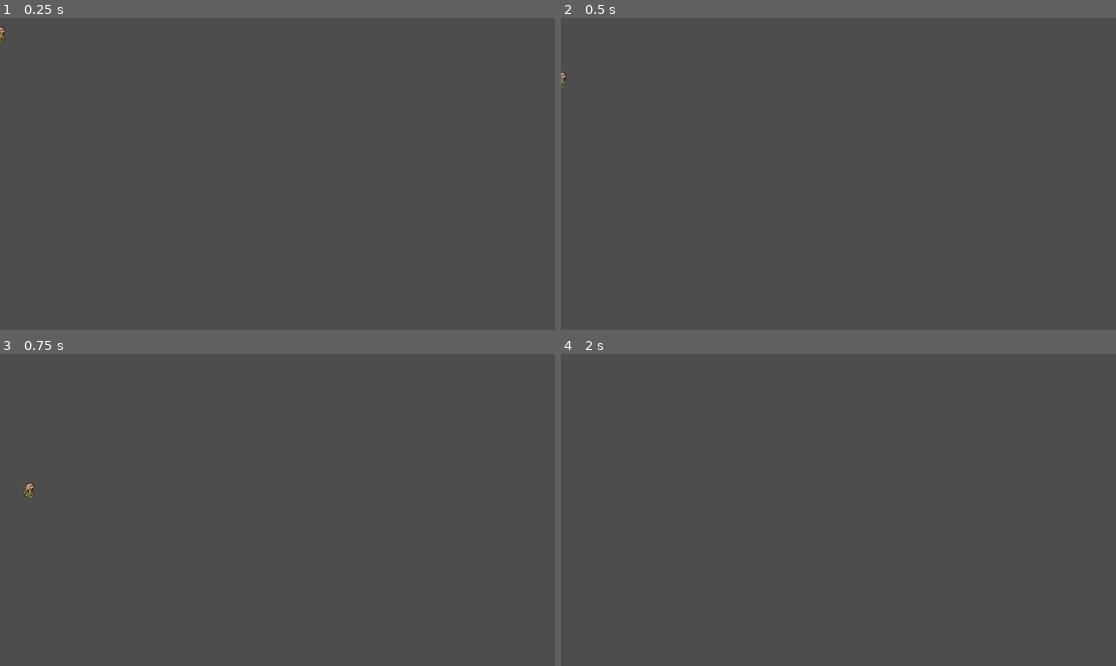
Above: before the commit, frames 1-4 (two rows, left to right).
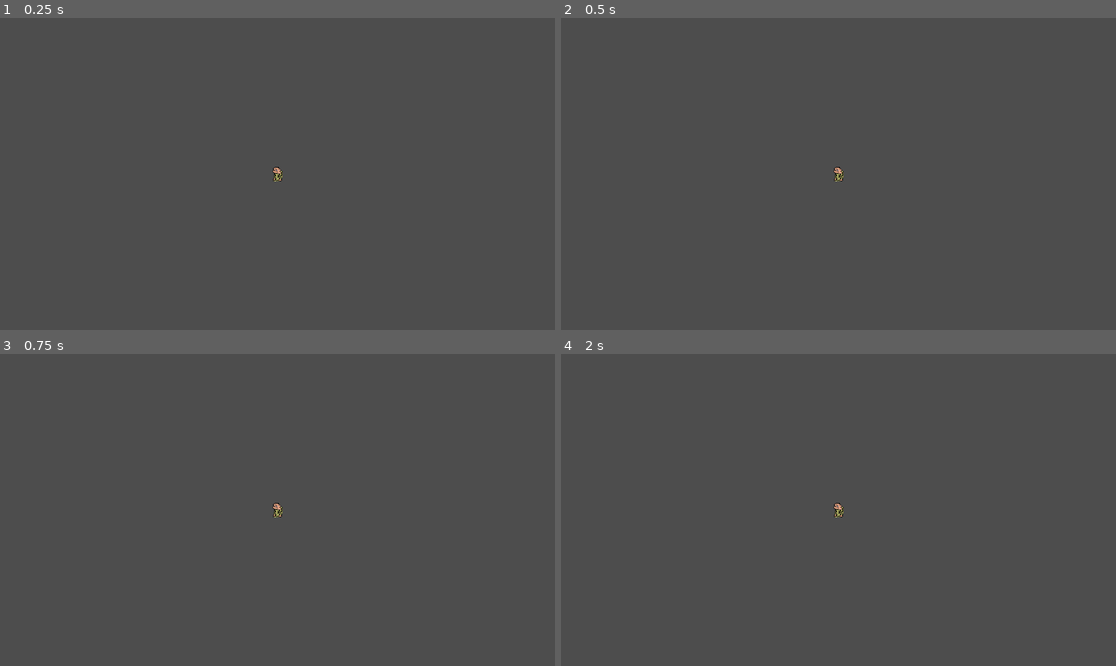
Above: after the commit, the same moments.

Repository: OneSirJar/Godotplatformer
Game: Godot game, scene res://World/philip.tscn
Same seed, same stepped clock (60 frames per second), same inputs: the game is played once before the commit and once after it. This scene is started directly instead of the project's main scene.
Inputs:
- Up to frame 1 (0.25 s): no input
- Up to frame 2 (0.5 s): no input
- Up to frame 3 (0.75 s): tap Enter (ui_accept) at 0.5 s; hold Right (ui_right) from 0.53 s (still down)
- Up to frame 4 (2 s): keep holding Right (ui_right); tap Enter (ui_accept) at 0.77, 1.52 s

The runs differ from the first frame. In frame 1, 0.1% of the frame differs, in the area x 0-51%, y 2-53%; in frame 2, 0.1%; in frame 3, 0.1%, in the area x 4-51%, y 41-53%; in frame 4, less than 0.1%.

Commit message:
added a camera

Diff:
--- a/Blood/World/philip.gd
+++ b/Blood/World/philip.gd
@@ -6,6 +6,8 @@
 
 # Get the gravity from the project settings to be synced with RigidBody nodes.
 var gravity = ProjectSettings.get_setting("physics/2d/default_gravity")
+
+@onready var animated_sprite : AnimatedSprite2D = $"He walkin'"
 
 func _physics_process(delta):
 	# Add the gravity.
--- a/Blood/World/philip.tscn
+++ b/Blood/World/philip.tscn
@@ -1,18 +1,42 @@
-[gd_scene load_steps=10 format=3 uid="uid://ddmufff4v4isx"]
+[gd_scene load_steps=14 format=3 uid="uid://ddmufff4v4isx"]
 
 [ext_resource type="Texture2D" uid="uid://cmff14uqrqwq6" path="res://Player/Moving/right.png" id="1_hrq57"]
 [ext_resource type="Script" path="res://World/philip.gd" id="1_lcwlk"]
 [ext_resource type="Texture2D" uid="uid://bferm5io2xy2r" path="res://Player/Moving/left.png" id="1_vra4c"]
 [ext_resource type="Texture2D" uid="uid://dhgcapj0ehh82" path="res://Player/Moving/left 2.png" id="2_0vwm4"]
 [ext_resource type="Texture2D" uid="uid://b6vd4ax0khb74" path="res://Player/Moving/right 2.png" id="2_aoju8"]
+[ext_resource type="Texture2D" uid="uid://c1hbvoyuytaht" path="res://Player/67555.png" id="2_scr6y"]
 [ext_resource type="Texture2D" uid="uid://1wv6ugodmleb" path="res://Player/Moving/left 3.png" id="3_1nkv8"]
 [ext_resource type="Texture2D" uid="uid://ruwnhu34wehx" path="res://Player/Moving/right 3.png" id="3_nbpc5"]
 
-[sub_resource type="CapsuleShape2D" id="CapsuleShape2D_5tkpt"]
-height = 32.0
+[sub_resource type="AtlasTexture" id="AtlasTexture_n2njw"]
+atlas = ExtResource("2_scr6y")
+region = Rect2(0, 0, 24, 32)
+
+[sub_resource type="AtlasTexture" id="AtlasTexture_crlgk"]
+atlas = ExtResource("2_scr6y")
+region = Rect2(24, 0, 24, 32)
+
+[sub_resource type="AtlasTexture" id="AtlasTexture_u3vg5"]
+atlas = ExtResource("2_scr6y")
+region = Rect2(48, 0, 24, 32)
 
 [sub_resource type="SpriteFrames" id="SpriteFrames_uri8g"]
 animations = [{
+"frames": [{
+"duration": 1.0,
+"texture": SubResource("AtlasTexture_n2njw")
+}, {
+"duration": 1.0,
+"texture": SubResource("AtlasTexture_crlgk")
+}, {
+"duration": 1.0,
+"texture": SubResource("AtlasTexture_u3vg5")
+}],
+"loop": true,
+"name": &"Climb",
+"speed": 5.0
+}, {
 "frames": [{
 "duration": 1.0,
 "texture": ExtResource("1_vra4c")
@@ -42,13 +66,20 @@
 "speed": 5.0
 }]
 
+[sub_resource type="CapsuleShape2D" id="CapsuleShape2D_5tkpt"]
+height = 32.0
+
 [node name="Phillip" type="CharacterBody2D"]
 script = ExtResource("1_lcwlk")
+
+[node name="He walkin\'" type="AnimatedSprite2D" parent="."]
+sprite_frames = SubResource("SpriteFrames_uri8g")
+animation = &"Left"
 
 [node name="Fat boy" type="CollisionShape2D" parent="."]
 shape = SubResource("CapsuleShape2D_5tkpt")
 
-[node name="He walkin\'" type="AnimatedSprite2D" parent="."]
-sprite_frames = SubResource("SpriteFrames_uri8g")
-animation = &"Right"
-frame_progress = 0.412069
+[node name="RemoteTransform2D" type="RemoteTransform2D" parent="Fat boy"]
+remote_path = NodePath("../../Camera2D")
+
+[node name="Camera2D" type="Camera2D" parent="."]
